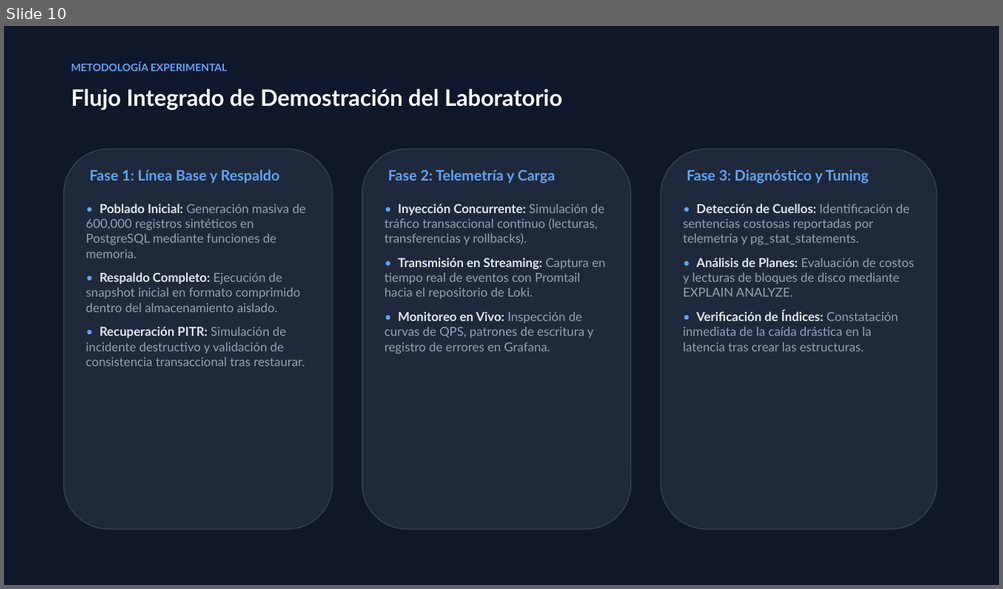
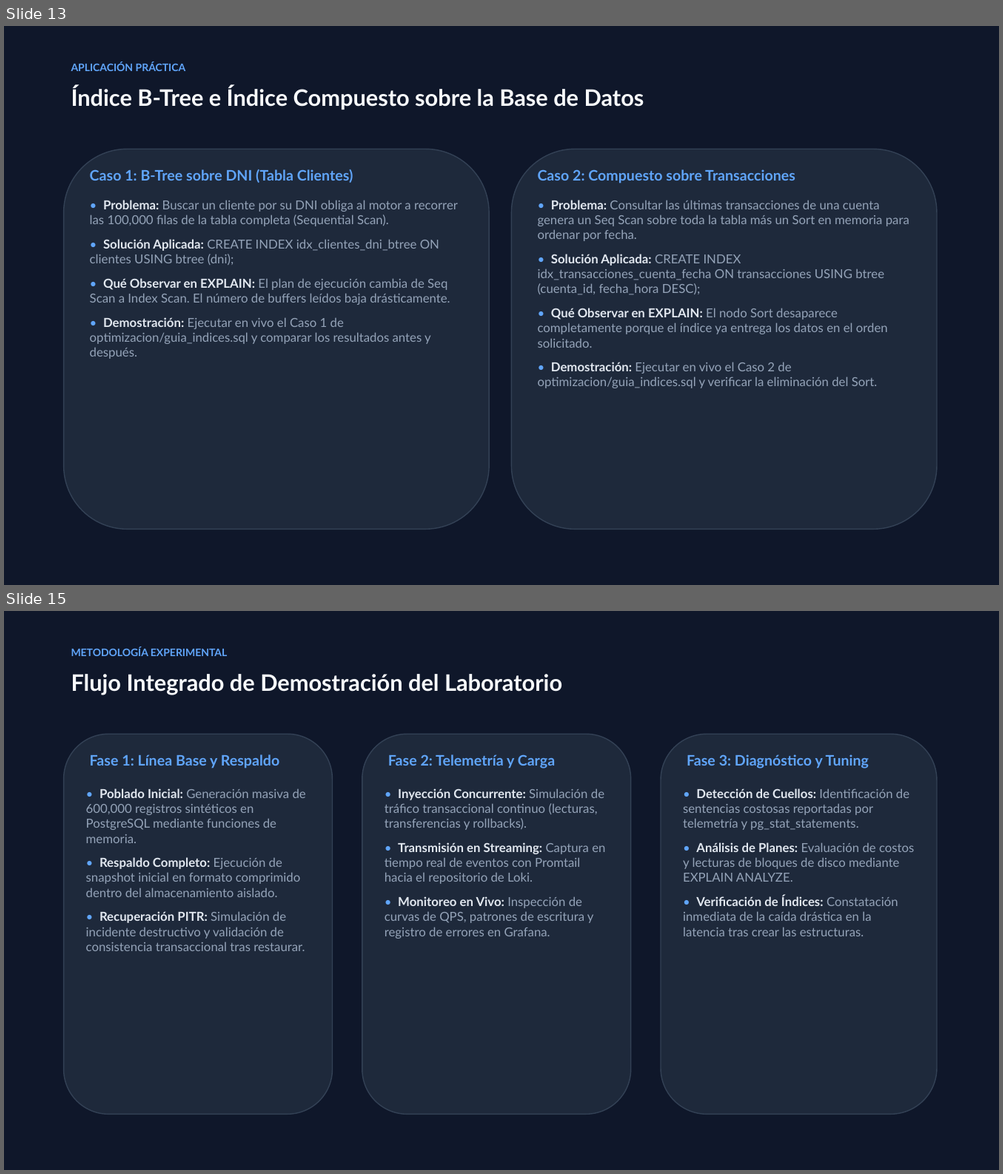
Before and after one commit to EmilyCayambe/Openmetadata, a slide deck: presentacion/Presentacion_Telemetria_Optimizacion.pptx. Shown one above the other, each under a label of ours: slide 10 before the commit, slides 13 and 15 after it; the slides between them are not shown. The pictures are 1003x589 and 1003x1174 pixels, drawn with LibreOffice and Linux fonts; fonts in the diff are those of the drawing. Boxes give left, top, right and bottom in pixels: in the first picture for what was removed or moved away, otherwise in the second. Text is boxed around its words. In the diff, an @@ line names an element or a change of style, - is before the commit and + after.

Commit message:
Trabajo sobre la presentacion en la seccion de optimizacion de consultas. Creacion de un sql que sirva como guia de presentacion

```diff
--- a/presentacion/Presentacion_Telemetria_Optimizacion.pptx
+++ b/presentacion/Presentacion_Telemetria_Optimizacion.pptx
@@ slide 13 added at (x1=4, y1=26, x2=999, y2=585), background #FFFFFF @@
@@ rectangle added at (x1=4, y1=26, x2=999, y2=585), fill #0F172A @@
@@ text added at (x1=71, y1=62, x2=186, y2=71), 10 pt, text #60A5FA, bold @@
+APLICACIÓN PRÁCTICA
@@ text added at (x1=71, y1=86, x2=644, y2=110), 22 pt, text #F8FAFC, bold @@
+Índice B-Tree e Índice Compuesto sobre la Base de Datos
@@ rounded rectangle added at (x1=64, y1=149, x2=489, y2=530), fill #1E293B, outline #334155 1 pt @@
@@ rounded rectangle added at (x1=512, y1=149, x2=936, y2=530), fill #1E293B, outline #334155 1 pt @@
@@ text added at (x1=90, y1=170, x2=353, y2=183), 14 pt, text #60A5FA, bold @@
+Caso 1: B-Tree sobre DNI (Tabla Clientes)
@@ text added at (x1=538, y1=170, x2=795, y2=184), 14 pt, text #60A5FA, bold @@
+Caso 2: Compuesto sobre Transacciones
@@ text added at (x1=90, y1=200, x2=458, y2=359), 12 pt, text #94A3B8 @@
+• Problema: Buscar un cliente por su DNI obliga al motor a recorrer las 100,000 filas de la tabla completa (Sequential Scan).
+• Solución Aplicada: CREATE INDEX idx_clientes_dni_btree ON clientes USING btree (dni);
+• Qué Observar en EXPLAIN: El plan de ejecución cambia de Seq Scan a Index Scan. El número de buffers leídos baja drásticamente.
+• Demostración: Ejecutar en vivo el Caso 1 de optimizacion/guia_indices.sql y comparar los resultados antes y después.
@@ text added at (x1=538, y1=200, x2=909, y2=389), 12 pt, text #94A3B8 @@
+• Problema: Consultar las últimas transacciones de una cuenta genera un Seq Scan sobre toda la tabla más un Sort en memoria para ordenar por fecha.
+• Solución Aplicada: CREATE INDEX idx_transacciones_cuenta_fecha ON transacciones USING btree (cuenta_id, fecha_hora DESC);
+• Qué Observar en EXPLAIN: El nodo Sort desaparece completamente porque el índice ya entrega los datos en el orden solicitado.
+• Demostración: Ejecutar en vivo el Caso 2 de optimizacion/guia_indices.sql y verificar la eliminación del Sort.
@@ what was slide 10 is now slide 15 @@
```
Also in this commit, not shown: 3 slides changed, 5 other slides added, 1 slide removed, 5 other files.
